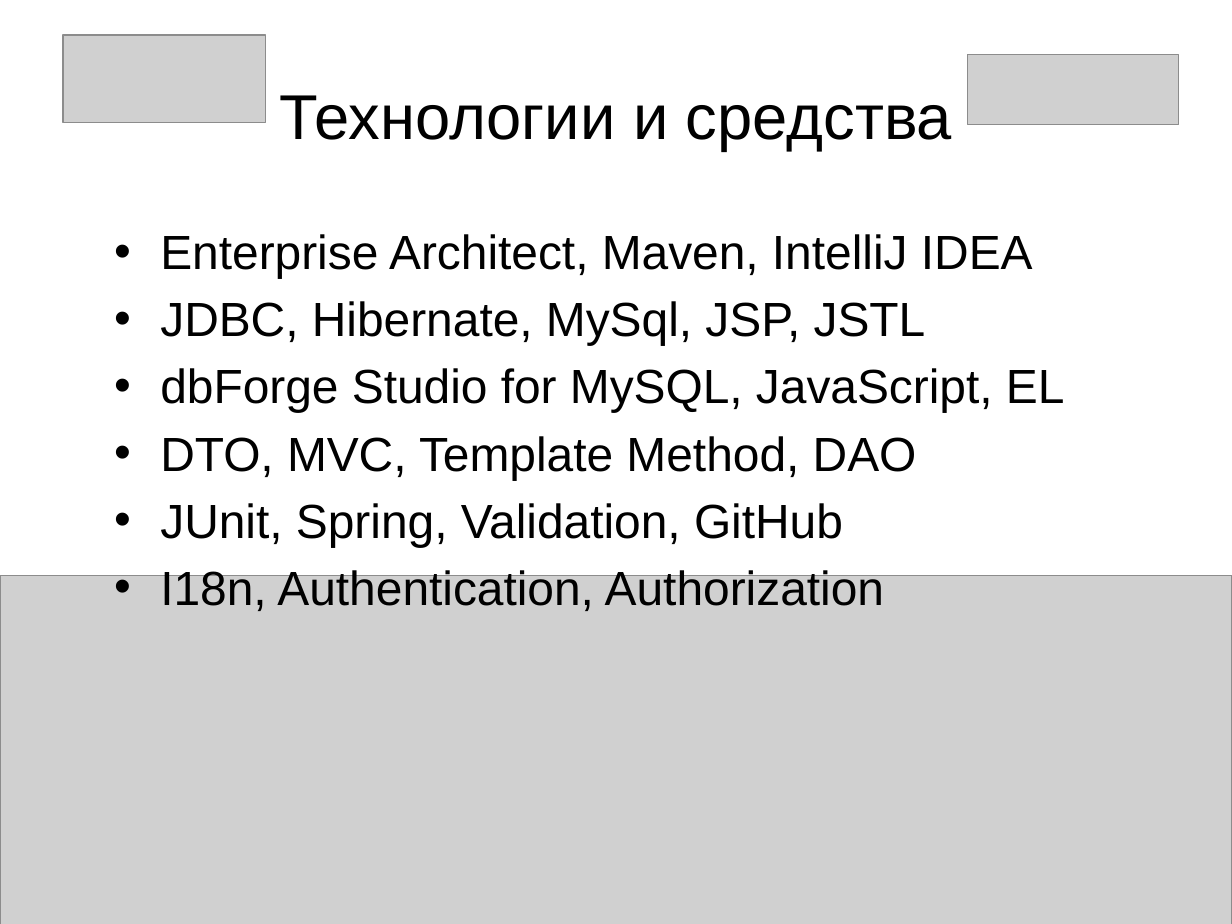
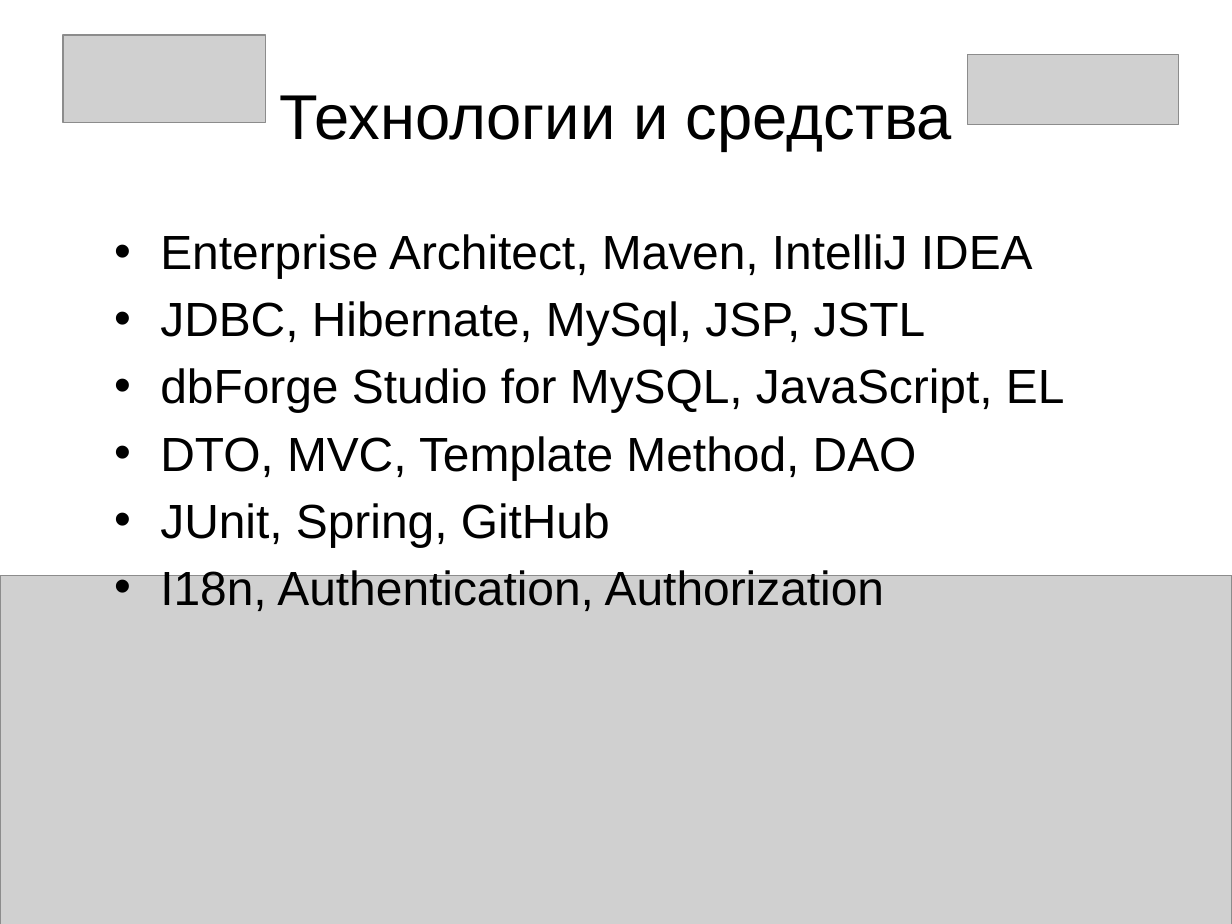
Before and after one commit to goout/RealtyProject, a slide deck: slide 4 of Presentation.pptx. Drawn at 1232x924 pixels with LibreOffice and Linux fonts; fonts in the diff are those of the drawing; grey boxes stand for pictures. Boxes give left, top, right and bottom in pixels: in the first picture for what was removed or moved away, otherwise in the second. Text is boxed around its words. In the diff, an @@ line names an element or a change of style, - is before the commit and + after.

```diff
--- a/Presentation.pptx
+++ b/Presentation.pptx
@@ text at (160,503,610,547): text changed @@
-• JUnit, Spring, Validation, GitHub
+• JUnit, Spring, GitHub
```
